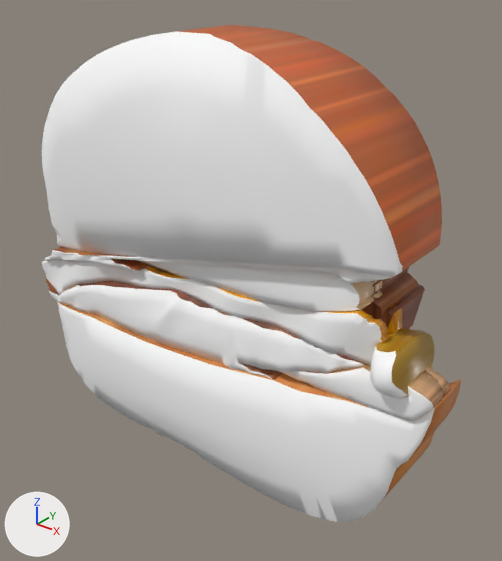
The glTF model mrsmeet/models/burgers/100-percento-vegano.glb as it was, and as the next commit left it.
The view is the same before and after, from a 50 mm camera at (1.52, -1.62, 1.01) aimed at (-0.01, 0.29, -0.17). The axes (+X, +Y, +Z) are drawn at lower left. The lights are the same throughout. The picture after the commit comes second. Where no turn or scale is listed for an object, it has been applied to the vertices. Vertices at exactly the same position are counted once.

The first picture shows 'ingredient_00_top_bun_solid.004', 'ingredient_01_mayo_solid', 'ingredient_02_vegan_cheddar_solid', 'ingredient_03_beyond_patty_solid', 'ingredient_04_pickle_solid', 'ingredient_05_bottom_mayo_solid', 'ingredient_06_bottom_bun_solid.002'.
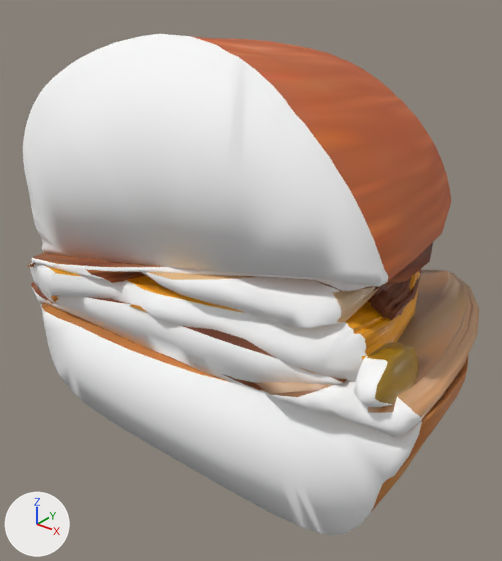
Location of each change, (x1, y1, x2, y2) in pixels of the pictures (502 x 561 px):
'ingredient_00_top_bun_solid', added: after (23, 34, 451, 287)
'ingredient_00_top_bun_solid.004', deleted: before (42, 25, 442, 276)
'ingredient_06_bottom_bun_solid', added: after (41, 303, 468, 535)
'ingredient_06_bottom_bun_solid.002', deleted: before (57, 301, 462, 522)
'ingredient_03_beyond_patty_solid', reshaped (7% wider, 11% taller): before (44, 247, 425, 380); after (27, 242, 433, 390)
'ingredient_02_vegan_cheddar_solid', reshaped: before (42, 259, 402, 366); after (29, 252, 420, 381)
'ingredient_05_bottom_mayo_solid', reshaped: before (279, 364, 449, 421); after (255, 270, 479, 438)
'ingredient_01_mayo_solid', reshaped: before (140, 261, 382, 311); after (141, 272, 381, 328)
'ingredient_04_pickle_solid', reshaped (7% shorter): before (370, 328, 434, 398); after (354, 342, 419, 407)
part 5 of me_ingredient_05_bottom_mayo_solid, deleted: before (279, 364, 444, 421)
part 6 of me_ingredient_05_bottom_mayo_solid, built on: before (422, 367, 449, 396); after (255, 270, 479, 438)

Edits to the bpy script that builds the scene:
```text
Change me_ingredient_01_mayo_solid:
    remove me_ingredient_01_mayo_solid.from_pydata(...)  # 540 vertices, 1072 faces; spans x -0.519..0.519, y -0.075..0.118, z -0.104..0.104
    add me_ingredient_01_mayo_solid.from_pydata(...)  # 977 vertices, 1950 faces; spans x -0.519..0.519, y -0.24..0.775, z -0.104..0.104
    me_ingredient_01_mayo_solid part 1: 540 vertices removed from x -0.519..0.519, y -0.075..0.118, z -0.104..0.104; 977 vertices added at x -0.519..0.519, y -0.24..0.775, z -0.104..0.104
Change me_ingredient_02_vegan_cheddar_solid:
    remove me_ingredient_02_vegan_cheddar_solid.from_pydata(...)  # 1080 vertices, 2152 faces; spans x -0.82..0.82, y -0.08..0.13, z -0.2..0.2
    add me_ingredient_02_vegan_cheddar_solid.from_pydata(...)  # 2473 vertices, 4942 faces; spans x -0.82..0.82, y -0.24..0.83, z -0.2..0.2
    me_ingredient_02_vegan_cheddar_solid part 2: 1079 vertices removed from x -0.82..0.82, y -0.08..0.13, z -0.2..0.2; 2472 vertices added at x -0.82..0.82, y -0.24..0.83, z -0.2..0.2
Change me_ingredient_03_beyond_patty_solid:
    remove me_ingredient_03_beyond_patty_solid.from_pydata(...)  # 1450 vertices, 2888 faces; spans x -0.83..0.83, y -0.11..0.32, z -0.29..0.29
    add me_ingredient_03_beyond_patty_solid.from_pydata(...)  # 4224 vertices, 8444 faces; spans x -0.83..0.83, y -0.23..0.92, z -0.29..0.29
    me_ingredient_03_beyond_patty_solid part 3: 4 vertices moved within x -0.82..0.72, y 0.04..0.05, z -0.24..0.2; 1440 vertices removed from x -0.83..0.83, y -0.11..0.32, z -0.29..0.29; 4214 vertices added at x -0.83..0.83, y -0.23..0.92, z -0.29..0.29
Change me_ingredient_04_pickle_solid:
    remove me_ingredient_04_pickle_solid.from_pydata(...)  # 190 vertices, 376 faces; spans x -0.061..0.061, y -0.12..0.17, z -0.069..0.069
    add me_ingredient_04_pickle_solid.from_pydata(...)  # 163 vertices, 322 faces; spans x -0.061..0.061, y -0.225..0.095, z -0.069..0.069
    me_ingredient_04_pickle_solid part 4: 190 vertices removed from x -0.061..0.061, y -0.12..0.17, z -0.069..0.069; 163 vertices added at x -0.061..0.061, y -0.225..0.095, z -0.069..0.069
Change me_ingredient_05_bottom_mayo_solid:
    remove me_ingredient_05_bottom_mayo_solid.from_pydata(...)  # 460 vertices, 912 faces; spans x -0.335..0.335, y -0.075..0.098, z -0.079..0.079
    add me_ingredient_05_bottom_mayo_solid.from_pydata(...)  # 506 vertices, 1008 faces; spans x -0.335..0.335, y -0.233..0.775, z -0.079..0.079
    me_ingredient_05_bottom_mayo_solid part 5: the loose piece of 310 vertices spanning x -0.335..0.335, y -0.075..0.075, z -0.079..0.079 is deleted
    me_ingredient_05_bottom_mayo_solid part 6: 150 vertices removed from x -0.335..0.335, y -0.012..0.098, z -0.079..0.079; 506 vertices added at x -0.335..0.335, y -0.233..0.775, z -0.079..0.079
Remove ob_ingredient_00_top_bun_solid_004:
    ob_ingredient_00_top_bun_solid_004 = bpy.data.objects.new('ingredient_00_top_bun_solid.004', me_ingredient_00_top_bun_solid_004)
Remove ob_ingredient_06_bottom_bun_solid_002:
    ob_ingredient_06_bottom_bun_solid_002 = bpy.data.objects.new('ingredient_06_bottom_bun_solid.002', me_ingredient_06_bottom_bun_solid_002)
Add ob_ingredient_06_bottom_bun_solid:
    ob_ingredient_06_bottom_bun_solid = bpy.data.objects.new('ingredient_06_bottom_bun_solid', me_ingredient_06_bottom_bun_solid)  # 748 vertices, 1492 faces; spans x -0.88..0.88, y -0.22..1.01, z -0.33..0.33
    ob_ingredient_06_bottom_bun_solid.location = (0.033, 0.0, -0.502)
Add ob_ingredient_00_top_bun_solid:
    ob_ingredient_00_top_bun_solid = bpy.data.objects.new('ingredient_00_top_bun_solid', me_ingredient_00_top_bun_solid)  # 733 vertices, 1462 faces; spans x -0.79..0.79, y -0.22..1.01, z -0.45..0.45
    ob_ingredient_00_top_bun_solid.location = (-0.024, 0.0, 0.325)
```
